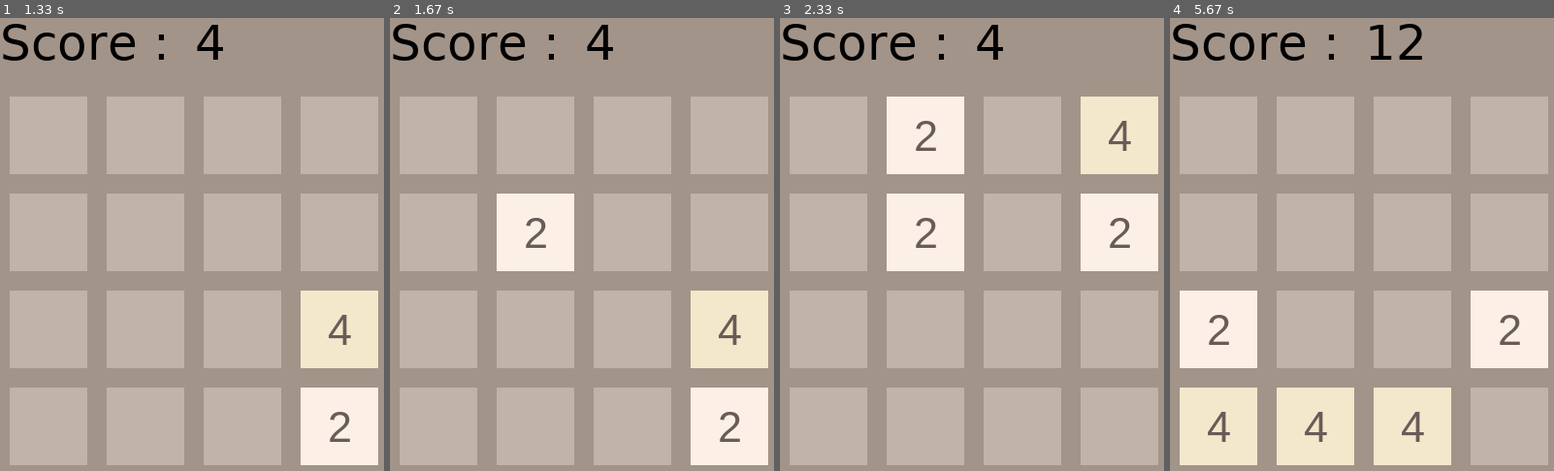
Above: before the commit, frames 1-4 (left to right).
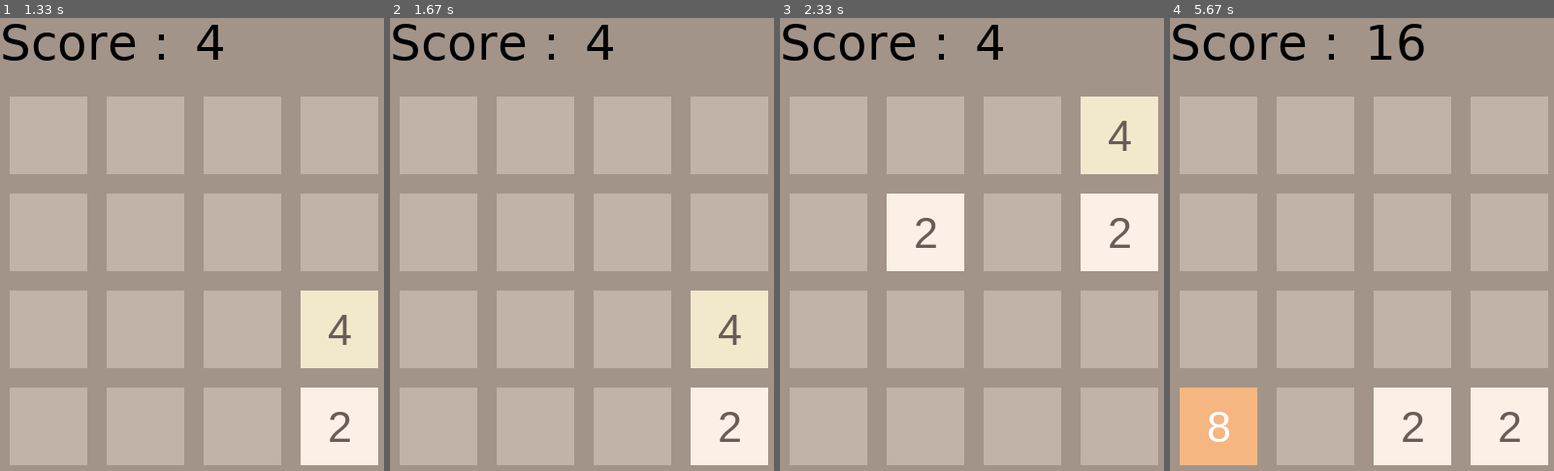
Above: after the commit, the same moments.

Repository: codePerfect7/2048pygame
Game: pygame game, started from game.py
The game is run twice, just before and just after one commit, with the same random seed, the same clock (stepped at 60 frames per second) and the same inputs.
Inputs:
- Up to frame 1 (1.33 s): hold Q 0.33-0.8 s; hold Right 0.33-0.8 s; hold Right 0.83-1.3 s
- Up to frame 2 (1.67 s): hold Up from 1.33 s (still down)
- Up to frame 3 (2.33 s): release Up at 1.8 s
- Up to frame 4 (5.67 s): hold Left 2.33-2.87 s; hold Down 2.9-3.37 s; hold Q 5.07-5.53 s; hold Down 5.07-5.53 s

Frame 1 is identical in both runs. In frame 2, 3.4% of the frame differs, in the area x 27-48%, y 38-56%; in frame 3, 3.4%; in frame 4, 21%, in the area x 2-99%, y 1-99%.

Commit message:
Update and rename pg.py to game.py

Diff:
--- a/pg.py
+++ b/game.py
@@ -16,7 +16,7 @@
         self.cells = []
         self.score = [0,0]
         self.fontEngine = pygame.font.SysFont('Helvetica',45)
-        self.over = False
+        self.over = [False, False]
         self.startGame()
         self.updateTiles()
 
@@ -97,9 +97,9 @@
 
     def gameOver(self):
         if any(2048 in row for row in self.matrix):
-            pass # Game over code
+            self.over = [True, True]
         elif not any(0 in row for row in self.matrix) and not self.horMoveExists() and not self.verMoveExists():
-            pass # Game over code
+            self.over = [True, False]
 
     def updateTiles(self):
         for i in range(4):
@@ -115,9 +115,11 @@
                     self.cells[i][j]['textSurface'] = None
 
     def scs(self):
+        oldmatrix = self.matrix
         self.stack()
         self.combine()
         self.stack()
+        return oldmatrix
 
     def aug(self):
         self.addNewTile()
@@ -125,27 +127,41 @@
         self.gameOver()
 
     def left(self):
+        oldmatrix=self.scs()
+        if oldmatrix==self.matrix:
+            return
+        self.aug()
+    def right(self):
+        oldmatrix = self.matrix
+        self.reverse()
         self.scs()
-        self.aug()
-    def right(self):
-        self.reverse()
+        self.reverse()
+        if oldmatrix == self.matrix:
+            return
+        self.aug()
+    def up(self):
+        oldmatrix = self.matrix
+        self.transpose()
         self.scs()
-        self.reverse()
-        self.aug()
-    def up(self):
-        self.transpose()
+        self.transpose()
+        if oldmatrix == self.matrix:
+            return
+        self.aug()
+    def down(self):
+        oldmatrix = self.matrix
+        self.transpose()
+        self.reverse()
         self.scs()
-        self.transpose()
-        self.aug()
-    def down(self):
-        self.transpose()
-        self.reverse()
-        self.scs()
-        self.reverse()
-        self.transpose()
-        self.aug()
-
-def draw(window, matrix, cells, score):
+        self.reverse()
+        self.transpose()
+        if oldmatrix == self.matrix:
+            return
+        self.aug()
+
+    def reset(self):
+        self.__init__(self.window)
+
+def draw(window, matrix, cells, score, over):
     window.fill(c.GRID_COLOR)
     window.blit(score[1][0], score[1][1])
     scoreSurface = pygame.font.SysFont(c.SCORE_LABEL_FONT[0], 50).render(str(score[0]), True, (0,0,0))
@@ -161,7 +177,16 @@
                 window.blit(cell['textSurface'], cell['textRect'])
             elif x == 0:
                 pygame.draw.rect(window, c.EMPTY_CELL_COLOR, cell['rect'])
-
+    if over[0] and over[1]:
+        gameOverSurface = pygame.font.SysFont(c.SCORE_LABEL_FONT[0], 45).render('2048 Completed. Ctrl+q to reset', True, (0,0,0))
+        gameOverRect = gameOverSurface.get_rect()
+        gameOverRect.center = (WIDTH // 2, HEIGHT // 2)
+        window.blip(gameOverSurface, gameOverRect)
+    if over[0] and not over[1]:
+        gameOverSurface = pygame.font.SysFont(c.SCORE_LABEL_FONT[0], 45).render('No possible moves. Ctrl+q to reset', True, (0,0,0))
+        gameOverRect = gameOverSurface.get_rect()
+        gameOverRect.center = (WIDTH // 2, HEIGHT // 2)
+        window.blip(gameOverSurface, gameOverRect)
     pygame.display.update()
 
 def main():
@@ -171,7 +196,7 @@
 
     while running:
         clock.tick(FPS)
-        draw(window, game.matrix, game.cells, game.score)
+        draw(window, game.matrix, game.cells, game.score, game.over)
 
         for event in pygame.event.get():
             if event.type == pygame.QUIT:
@@ -186,6 +211,8 @@
                     game.up()
                 elif event.key == pygame.K_DOWN:
                     game.down()
+                elif event.key == pygame.K_q and pygame.key.get_mods() & pygame.KMOD_CTRL and game.over:
+                    game.reset()
 
     pygame.quit()
 
